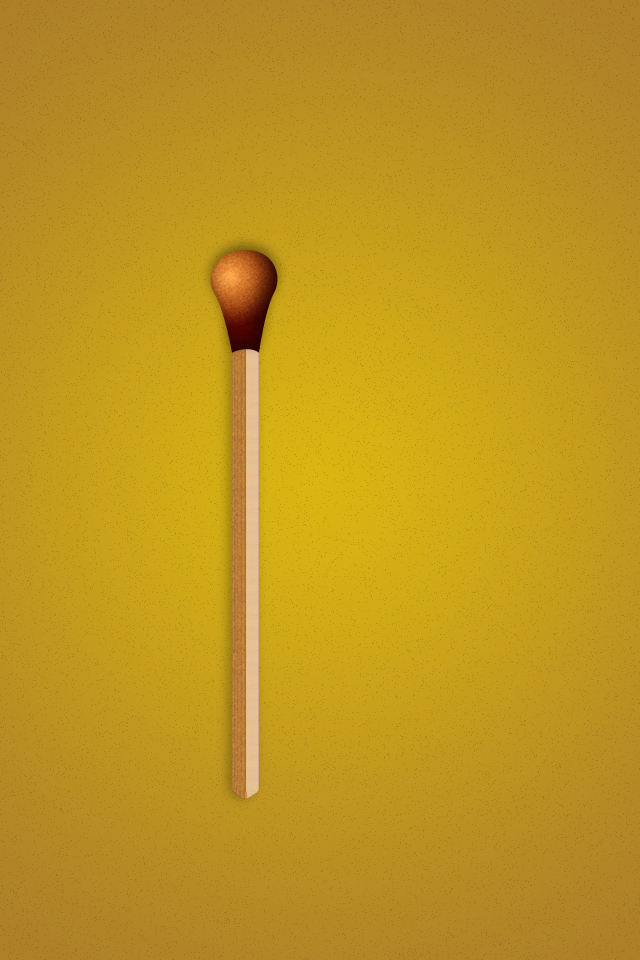
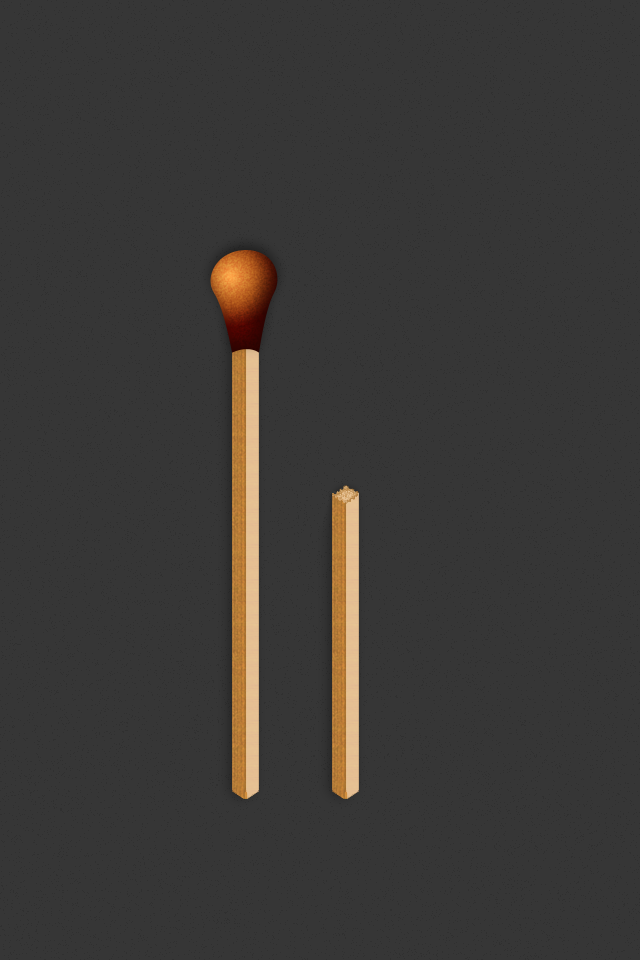
The second 640×960 image is a revision of the first. Changes to its layers:
added layer "short-straw" above "Straw" over [left=316, top=479, right=367, bottom=810]
removed layer "Line top" (was 12%) from group "Straw" over [left=0, top=127, right=259, bottom=328]
painted on "Layer 1" over [left=0, top=0, right=640, bottom=960]
